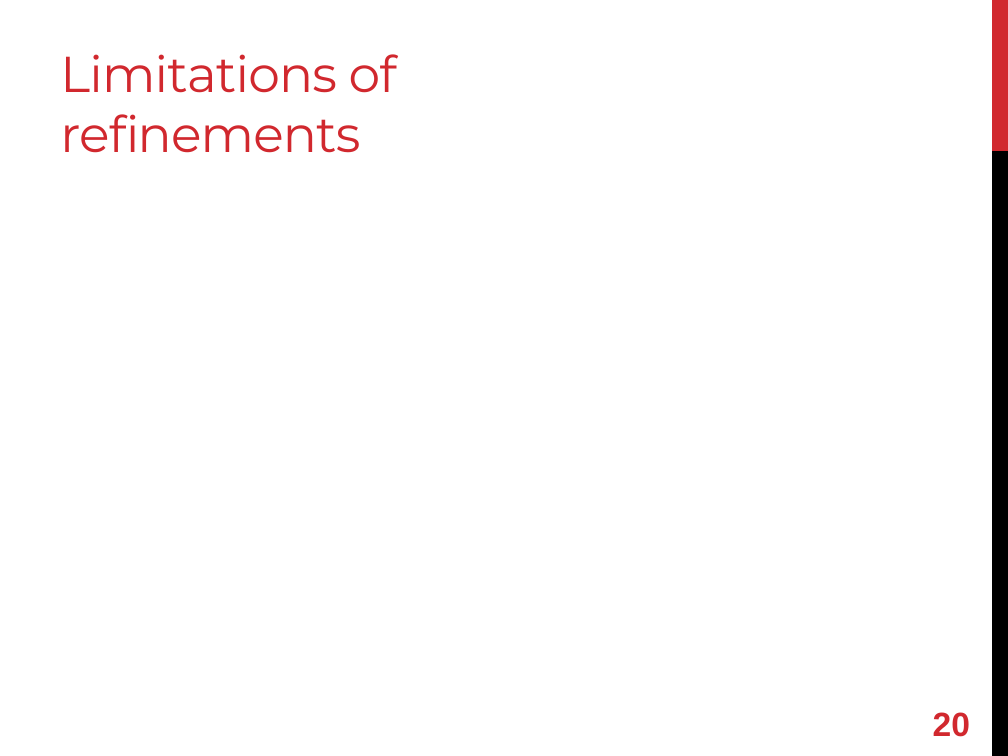
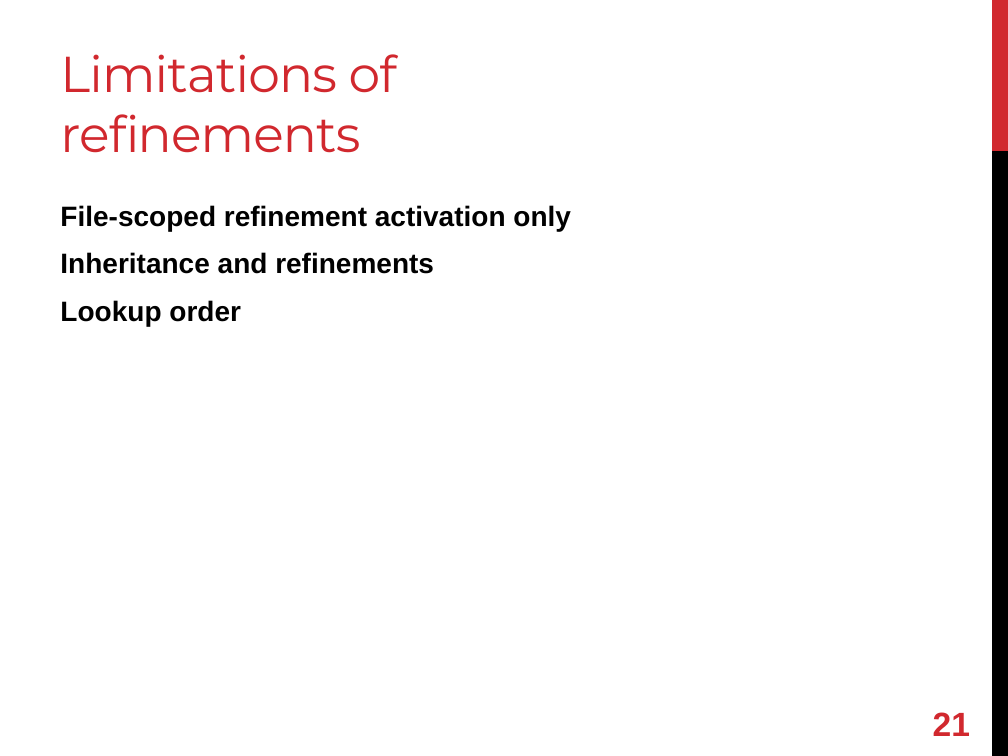
Before and after one commit to shugo/RubyKaigi2013, a slide deck: slide 22 of refining_refinements.pptx (slide 21 before the commit). Drawn at 1008x756 pixels with LibreOffice and Linux fonts; fonts in the diff are those of the drawing. Boxes give left, top, right and bottom in pixels: in the first picture for what was removed or moved away, otherwise in the second. Text is boxed around its words. In the diff, an @@ line names an element or a change of style, - is before the commit and + after.

```diff
--- a/refining_refinements.pptx
+++ b/refining_refinements.pptx
@@ text added at (60, 205, 571, 326), 20 pt, text #000000, bold @@
+File-scoped refinement activation only
+Inheritance and refinements
+Lookup order
@@ page number at (933, 712, 970, 736): text changed @@
-20
+21
```
Also in this commit, not shown: 5 other slides changed, 2 slides added, 1 slide removed.
